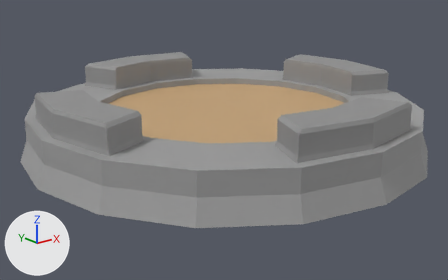
One commit to the FBX model Tower Defence/Assets/Models/TowerPad2.fbx: the scene before it, then after it.
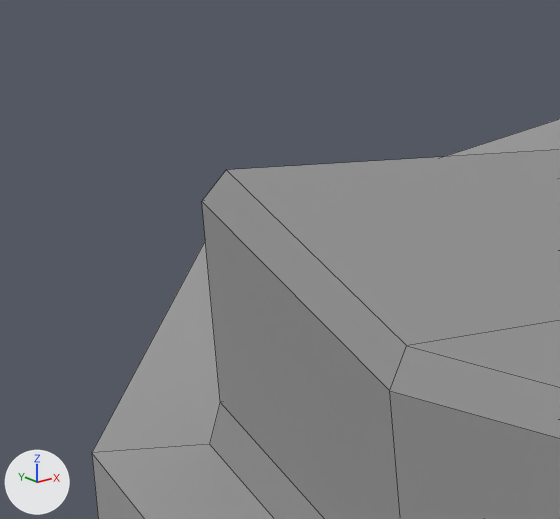
Each version appears first whole from a camera (50 mm lens) standing at (-3.244, -4.029, 1.649) and looking at (-0.057, -0.045, 0.055), and next in a close-up on the part from 4% to 15% of the width and 28% to 45% of the height. The lights are fixed; the arrows at lower left show +X, +Y and +Z. The close-ups show mesh edges as thin lines. Where no turn or scale is listed for an object, it has been applied to the vertices.
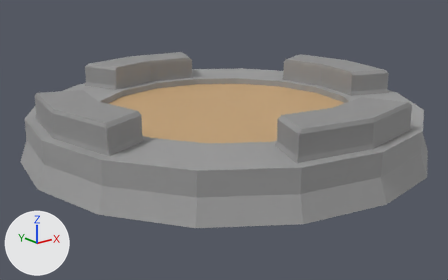
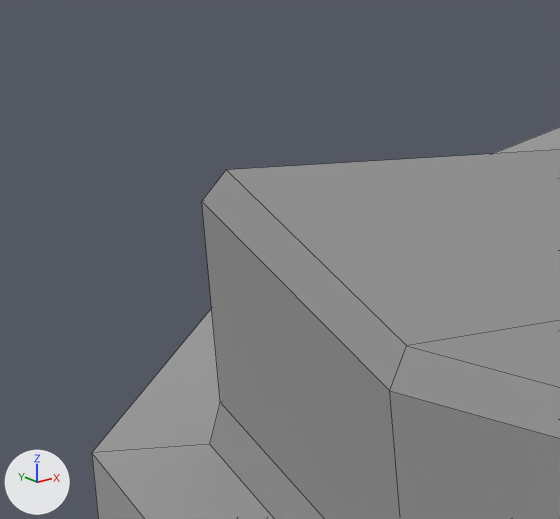
Pixel boxes (x1, y1, x2, y2) of what changed, in the close-ups (560 x 519 px; the box of a moved part takes in the faces that stretch with it):
'Cube', reshaped: before (92, 119, 560, 519); after (92, 127, 560, 519)
part 1 of me_cube_001, moved or reshaped: before (92, 119, 560, 453); after (92, 127, 560, 453)

The change, as a list of edits to the scene's bpy script:
```text
Change me_cube_001:
    where me_cube_001.from_pydata(...)  # 185 vertices, 184 faces; spans x -1.71..1.71, y -1.71..1.71, z 0.0..0.56
    used by ob_cube; location = (0.0, 0.0, 0.0)
    me_cube_001 part 1
    me_cube_001.vertices[41].co: (-1.2, 1.2, 0.36) -> (-1.17, 1.17, 0.35)
    me_cube_001.vertices[129].co: (-1.24, 1.25, 0.01) -> (-1.21, 1.21, 0.0)
    me_cube_001.vertices[172].co: (-1.2, 1.2, 0.18) -> (-1.17, 1.17, 0.18)
```
